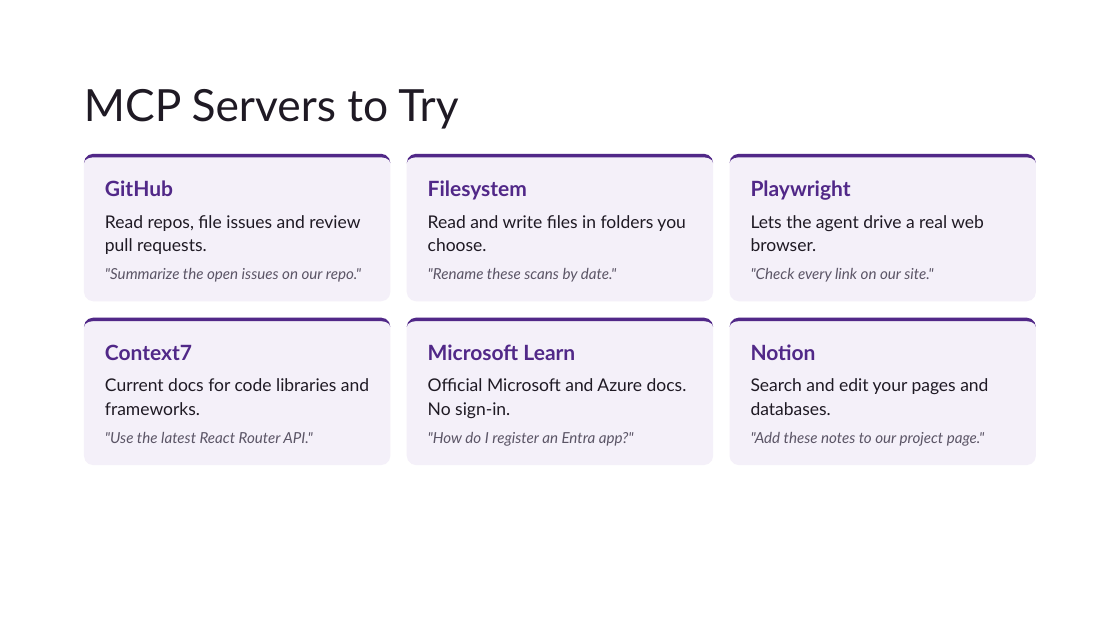
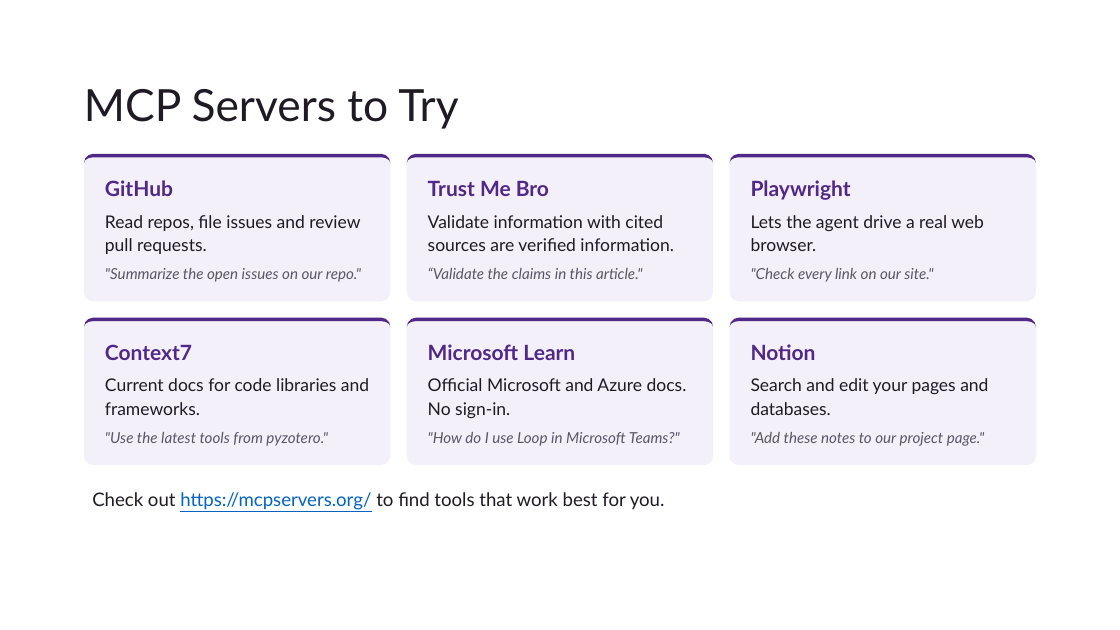
Before and after one commit to sawyerb-ksu/heartland-ai-symposium-pi, a slide deck: slide 11 of Installation and Documentation Review Rehearsal-v2.pptx. Drawn at 1120x630 pixels with LibreOffice and Linux fonts; fonts in the diff are those of the drawing; background and template pictures are left out. Boxes give left, top, right and bottom in pixels: in the first picture for what was removed or moved away, otherwise in the second. Text is boxed around its words. In the diff, an @@ line names an element or a change of style, - is before the commit and + after.

```diff
--- a/Installation and Documentation Review Rehearsal-v2.pptx
+++ b/Installation and Documentation Review Rehearsal-v2.pptx
@@ text at (428,181,549,196): text changed @@
-Filesystem
+Trust Me Bro
@@ text at (428,215,673,251): text changed @@
-Read and write files in folders you choose.
+Validate information with cited sources are verified information.
@@ text at (428,267,642,279): text changed @@
-"Rename these scans by date."
+“Validate the claims in this article."
@@ text at (105,432,328,446): text changed @@
-"Use the latest React Router API."
+"Use the latest tools from pyzotero."
@@ text at (428,432,680,446): text changed @@
-"How do I register an Entra app?"
+"How do I use Loop in Microsoft Teams?"
@@ text added at (92,492,665,510), 16 pt, text #1F1A24 @@
+Check out https://mcpservers.org/ to find tools that work best for you.
```
Also in this commit, not shown: 2 other slides changed.
